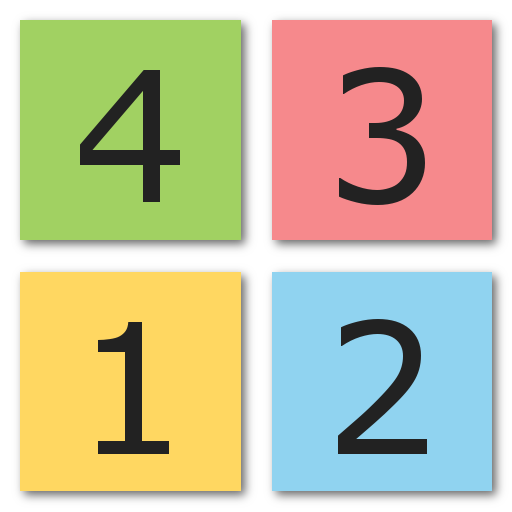
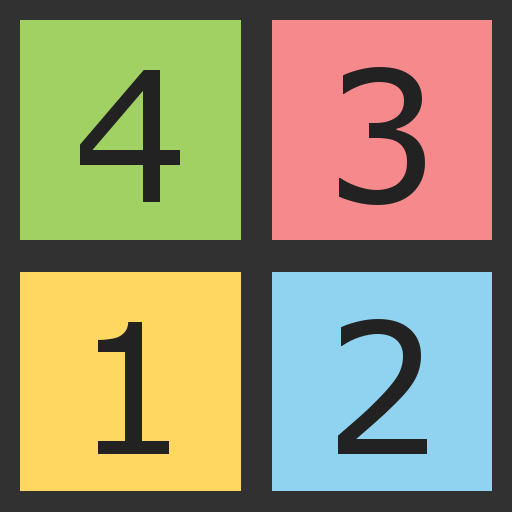
Comparing the layer stacks of the two 512x512 images. Changes:
removed layer "Drop Shadow #3" (was 60%) over [263, 263, 509, 508]
removed layer "Drop Shadow #2" (was 60%) over [11, 263, 258, 508]
removed layer "Drop Shadow #1" (was 60%) over [263, 11, 509, 257]
removed layer "Drop Shadow" (was 60%) over [11, 11, 258, 257]
painted on "Background" over [0, 0, 512, 512]
